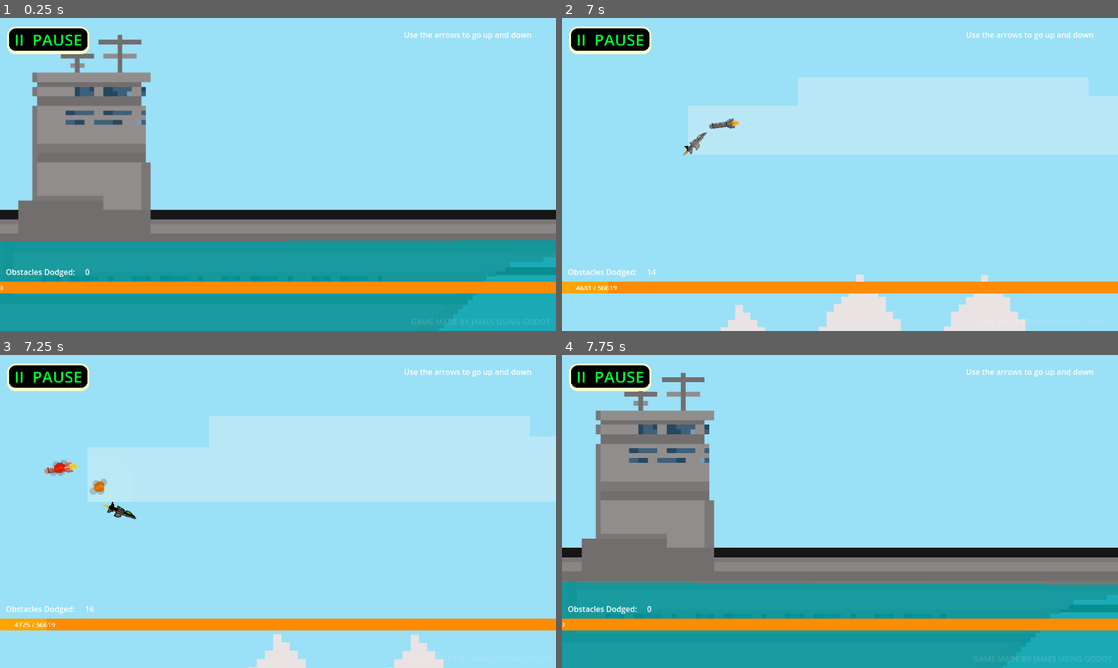
Above: before the commit, frames 1-4 (two rows, left to right).
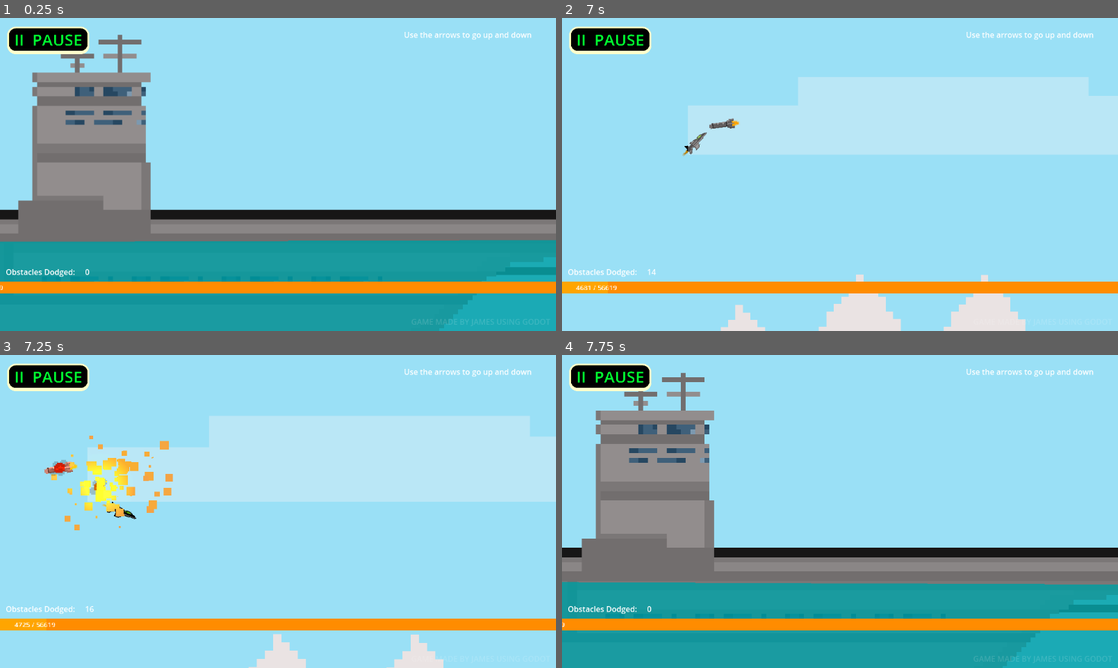
Above: after the commit, the same moments.

Repository: star6fish/DigitalTechInternalInternal
Game: Godot game, scene res://scenes/TestingScene.tscn
Same seed, same stepped clock (60 frames per second), same inputs: the game is played once before the commit and once after it. The project has no main scene, so this scene is started directly.
Inputs:
- Up to frame 1 (0.25 s): no input
- Up to frame 2 (7 s): hold Right (ui_right) 0.53-1.28 s; hold Down (ui_down) 1.28-2.03 s; hold Right (ui_right) 2.03-2.78 s; tap Enter at 2.75 s; hold Up (ui_up) 2.78-3.53 s; hold Left (ui_left) 3.53-5.03 s; hold Down (ui_down) 5.03-5.78 s; hold Right (ui_right) 5.78-6.53 s; hold Up (ui_up) from 6.53 s (still down)
- Up to frame 3 (7.25 s): keep holding Up (ui_up)
- Up to frame 4 (7.75 s): release Up (ui_up) at 7.28 s; hold Right (ui_right) from 7.28 s (still down)

Frames 1-2 are identical in both runs. In frame 3, 1.3% of the frame differs, in the area x 9-32%, y 25-56%; in frame 4, nothing differs.

Commit message:
13/10/2024

Diff:
--- a/assets/explosion.tscn
+++ b/assets/explosion.tscn
@@ -1,8 +1,9 @@
-[gd_scene load_steps=12 format=3 uid="uid://bnupu42r46n7x"]
+[gd_scene load_steps=14 format=3 uid="uid://bnupu42r46n7x"]
 
 [ext_resource type="Script" path="res://scripts/explosion.gd" id="1_tg7er"]
 [ext_resource type="Texture2D" uid="uid://bbj74u62bf68m" path="res://assets/Explosion/Explosion0000.png" id="1_u2t4f"]
 [ext_resource type="Texture2D" uid="uid://cngnpjwtlfqhf" path="res://assets/Explosion/Explosion0001.png" id="2_luid2"]
+[ext_resource type="PackedScene" uid="uid://d0yon8xscmpnc" path="res://assets/gpu_particles_2d.tscn" id="2_sndvc"]
 [ext_resource type="Texture2D" uid="uid://drm3xo3oqclpt" path="res://assets/Explosion/Explosion0002.png" id="3_78klh"]
 [ext_resource type="Texture2D" uid="uid://yd7ym7n0qcmx" path="res://assets/Explosion/Explosion0003.png" id="4_lj1le"]
 [ext_resource type="Texture2D" uid="uid://c3s2faov5xvvp" path="res://assets/Explosion/Explosion0004.png" id="5_cv4i1"]
@@ -48,8 +49,15 @@
 fill_from = Vector2(0.5, 0.5)
 metadata/_snap_enabled = true
 
+[sub_resource type="Environment" id="Environment_er026"]
+background_mode = 3
+glow_enabled = true
+glow_normalized = true
+glow_blend_mode = 1
+
 [node name="Node2D" type="Node2D"]
 script = ExtResource("1_tg7er")
+ExplosionParticles = ExtResource("2_sndvc")
 
 [node name="AnimatedSprite2D" type="AnimatedSprite2D" parent="."]
 scale = Vector2(2.76, 2.76)
@@ -58,3 +66,6 @@
 [node name="PointLight2D" type="PointLight2D" parent="."]
 texture = SubResource("GradientTexture2D_ij3ht")
 texture_scale = 2.02
+
+[node name="WorldEnvironment" type="WorldEnvironment" parent="."]
+environment = SubResource("Environment_er026")
--- /dev/null
+++ b/assets/gpu_particles_2d.tscn
@@ -0,0 +1,37 @@
+[gd_scene load_steps=6 format=3 uid="uid://d0yon8xscmpnc"]
+
+[sub_resource type="Gradient" id="Gradient_lghvm"]
+offsets = PackedFloat32Array(0.00675676, 0.641892, 1)
+colors = PackedColorArray(0.984314, 0.72549, 0.188235, 1, 0.93475, 0.589159, 0.389482, 1, 0.859544, 0.708889, 0.200922, 0)
+
+[sub_resource type="GradientTexture1D" id="GradientTexture1D_tu5i1"]
+gradient = SubResource("Gradient_lghvm")
+width = 128
+
+[sub_resource type="Curve" id="Curve_61cal"]
+_data = [Vector2(0, 1), 0.0, 0.0, 0, 0, Vector2(1, 0), 0.0, 0.0, 0, 0]
+point_count = 2
+
+[sub_resource type="CurveTexture" id="CurveTexture_ju0kv"]
+curve = SubResource("Curve_61cal")
+
+[sub_resource type="ParticleProcessMaterial" id="ParticleProcessMaterial_fpr8a"]
+lifetime_randomness = 0.43
+particle_flag_disable_z = true
+inherit_velocity_ratio = 0.411
+spread = 180.0
+initial_velocity_min = 200.0
+initial_velocity_max = 500.0
+gravity = Vector3(0, 20, 0)
+scale_min = 0.0
+scale_max = 20.0
+scale_curve = SubResource("CurveTexture_ju0kv")
+color_ramp = SubResource("GradientTexture1D_tu5i1")
+
+[node name="GPUParticles2D" type="GPUParticles2D"]
+emitting = false
+amount = 50
+process_material = SubResource("ParticleProcessMaterial_fpr8a")
+one_shot = true
+explosiveness = 0.7
+randomness = 0.25
--- a/scenes/TestingScene.tscn
+++ b/scenes/TestingScene.tscn
@@ -28,8 +28,12 @@
 [sub_resource type="Environment" id="Environment_1c1a5"]
 background_mode = 3
 background_energy_multiplier = 5.55
+ambient_light_color = Color(0.941421, 0.896557, 0.99677, 1)
 glow_enabled = true
+glow_normalized = true
 glow_intensity = 1.0
+fog_light_color = Color(0.392157, 0.423529, 0.47451, 1)
+fog_light_energy = 1.48
 
 [sub_resource type="RectangleShape2D" id="RectangleShape2D_y65k5"]
 size = Vector2(1217.5, 16.5)
--- a/scripts/explosion.gd
+++ b/scripts/explosion.gd
@@ -1,4 +1,15 @@
 extends Node2D
+
+@export var ExplosionParticles : PackedScene
+
+func _ready():
+	var _particles = ExplosionParticles.instantiate()
+
+	_particles.position = position
+	_particles.rotation = rotation
+	_particles.emitting = true
+
+	get_tree().current_scene.add_child(_particles)
 
 # Called every frame. 'delta' is the elapsed time since the previous frame.
 func _process(delta):
